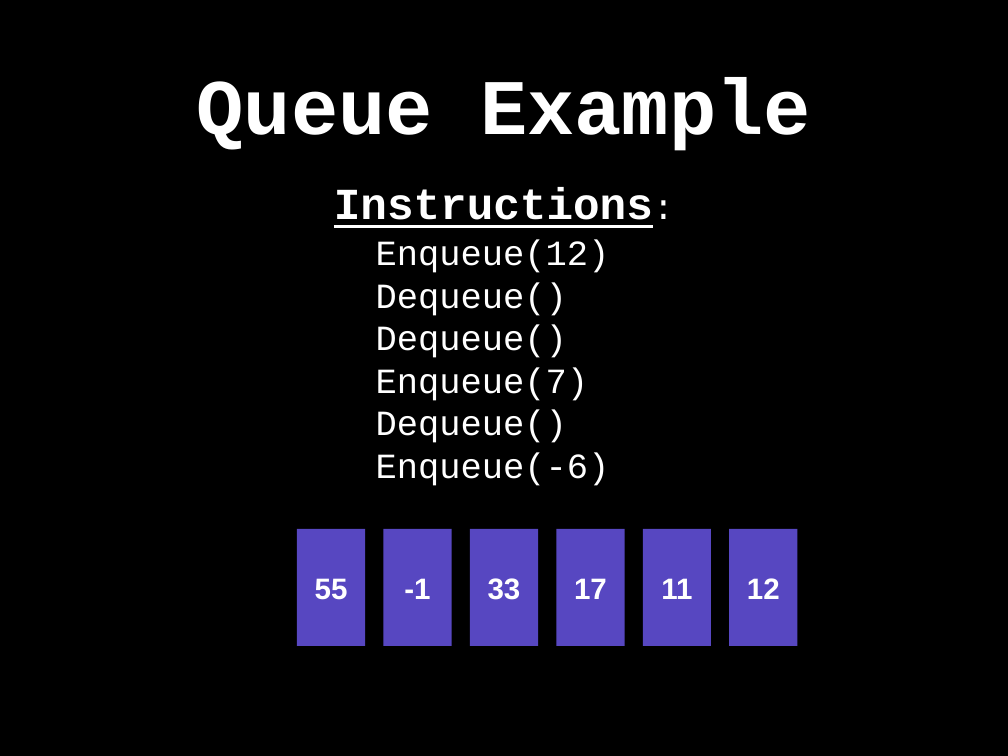
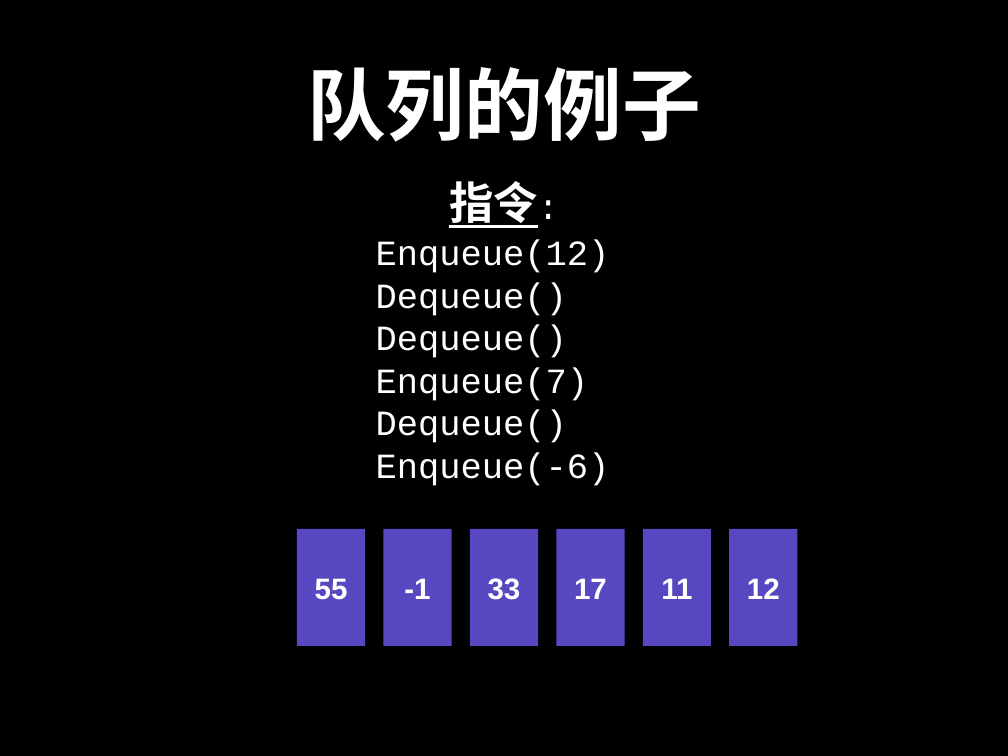
Before and after one commit to spring2go/Algorithms, a slide deck: slide 10 of slides/datastructures/queue/Queue.pptx. Drawn at 1008x756 pixels with LibreOffice and Linux fonts; fonts in the diff are those of the drawing. Boxes give left, top, right and bottom in pixels: in the first picture for what was removed or moved away, otherwise in the second. Text is boxed around its words. In the diff, an @@ line names an element or a change of style, - is before the commit and + after.

Commit message:
add queue skeleton code

```diff
--- a/slides/datastructures/queue/Queue.pptx
+++ b/slides/datastructures/queue/Queue.pptx
@@ title at <box>307,67,701,142</box>: text changed @@
-Queue Example
+队列的例子
@@ text at <box>449,181,538,228</box>: text changed @@
-Instructions:
+指令:
```
Also in this commit, not shown: 37 other slides changed, 5 slides added, 4 slides removed, 3 other files.
